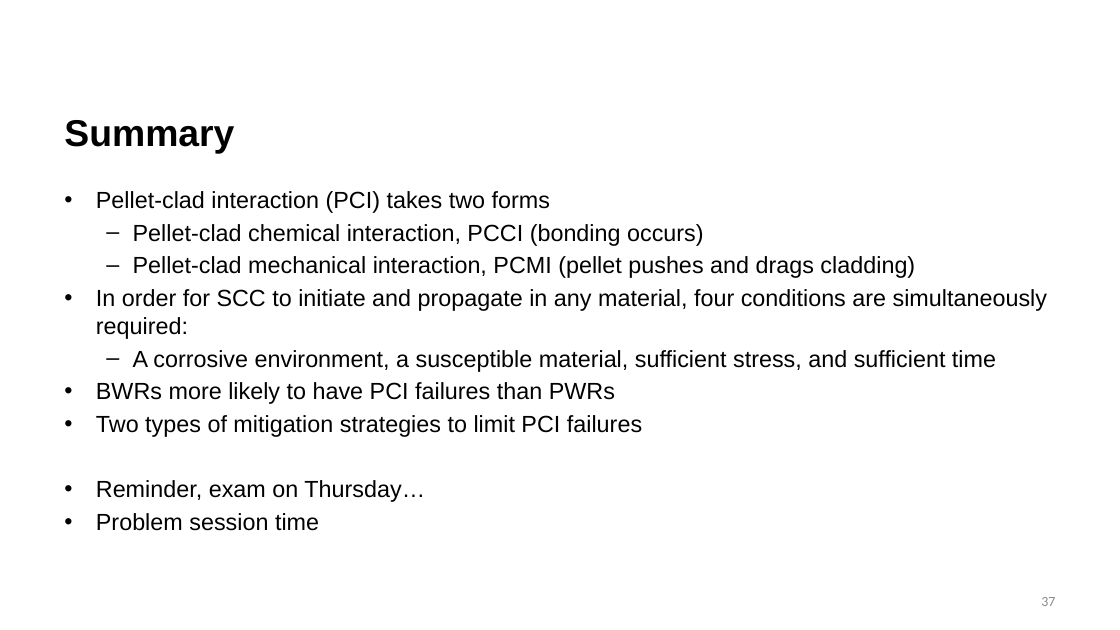
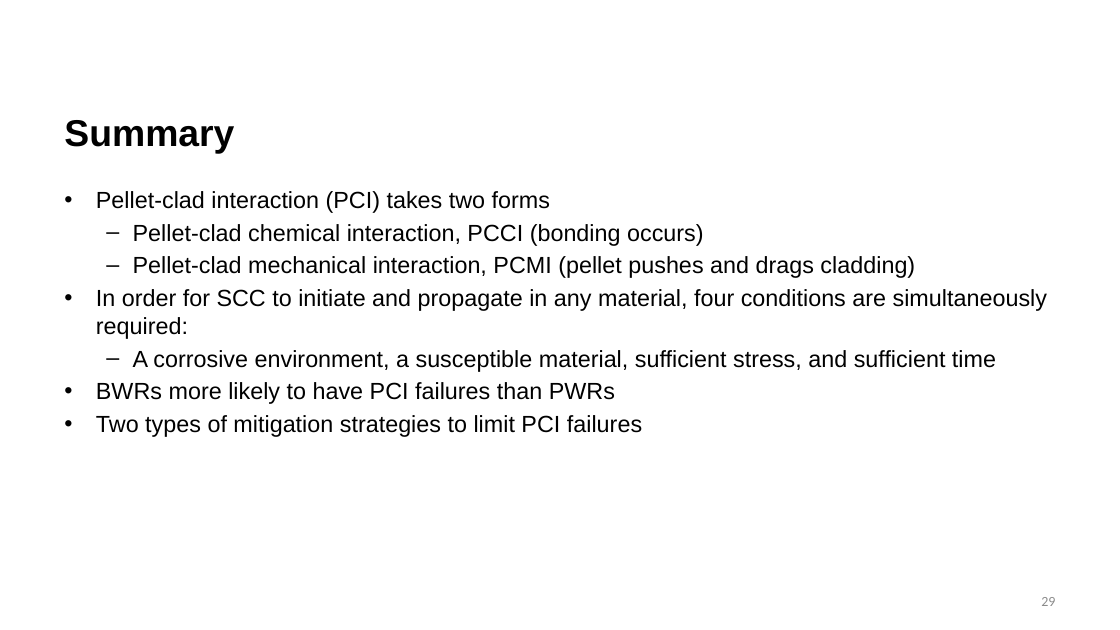
Before and after one commit to benbeeler/TEACHING, a slide deck: slide 29 of Nuclear_Fuel_Performance/NE533_Spring2026/Module3/Lec15_Zrcreep_PCI.pptx (slide 37 before the commit). Drawn at 1120x630 pixels with LibreOffice and Linux fonts; fonts in the diff are those of the drawing; background and template pictures are left out. Boxes give left, top, right and bottom in pixels: in the first picture for what was removed or moved away, otherwise in the second. Text is boxed around its words. In the diff, an @@ line names an element or a change of style, - is before the commit and + after.

```diff
--- a/Nuclear_Fuel_Performance/NE533_Spring2026/Module3/Lec15_Zrcreep_PCI.pptx
+++ b/Nuclear_Fuel_Performance/NE533_Spring2026/Module3/Lec15_Zrcreep_PCI.pptx
@@ text at box(96, 480, 425, 531): paragraphs removed @@
-• Reminder, exam on Thursday…
-• Problem session time
@@ page number at box(1041, 597, 1055, 606): text changed @@
-37
+29
```
Also in this commit, not shown: 13 other slides changed, 1 slide added, 9 slides removed, 5 other files.
